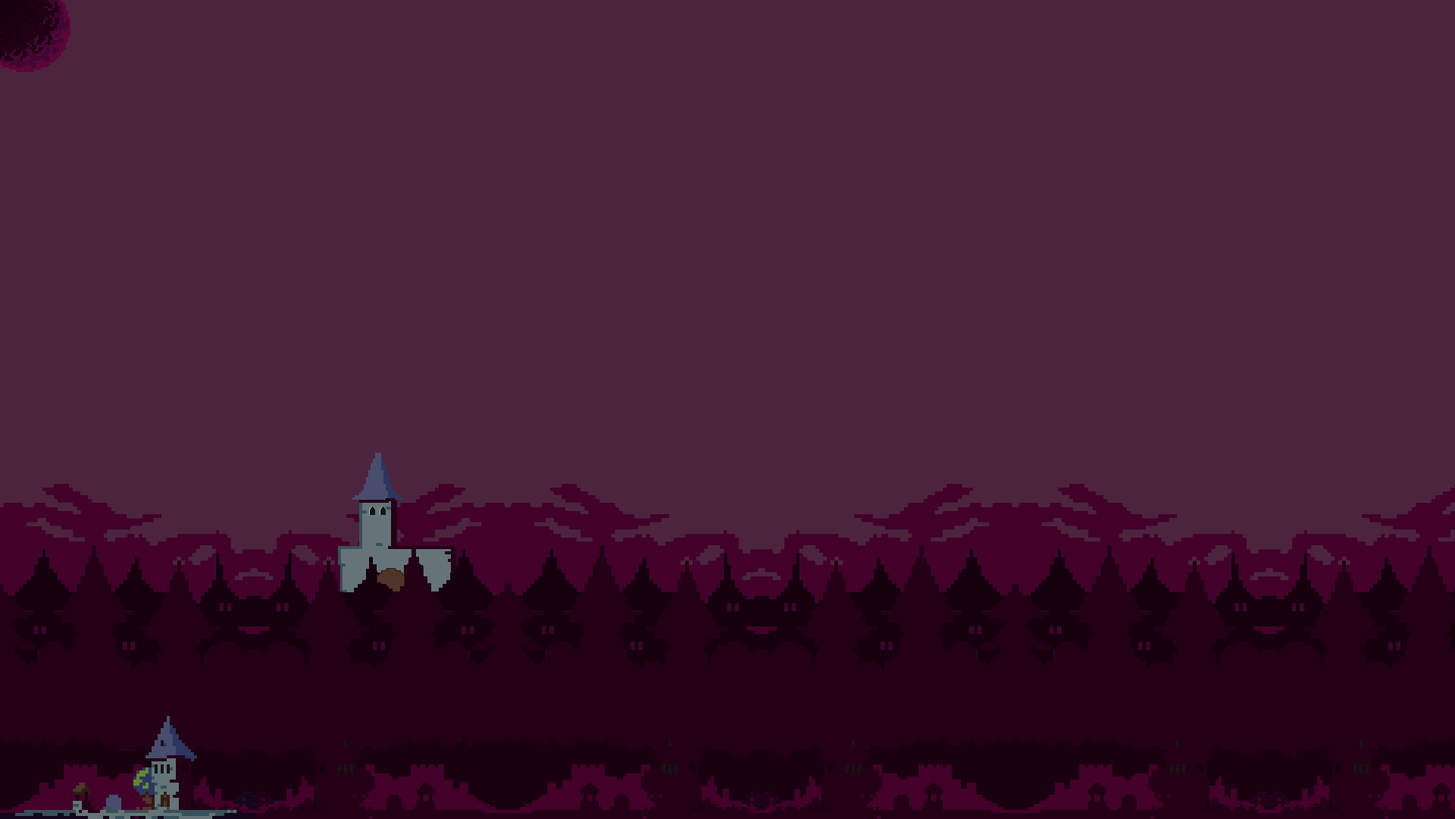
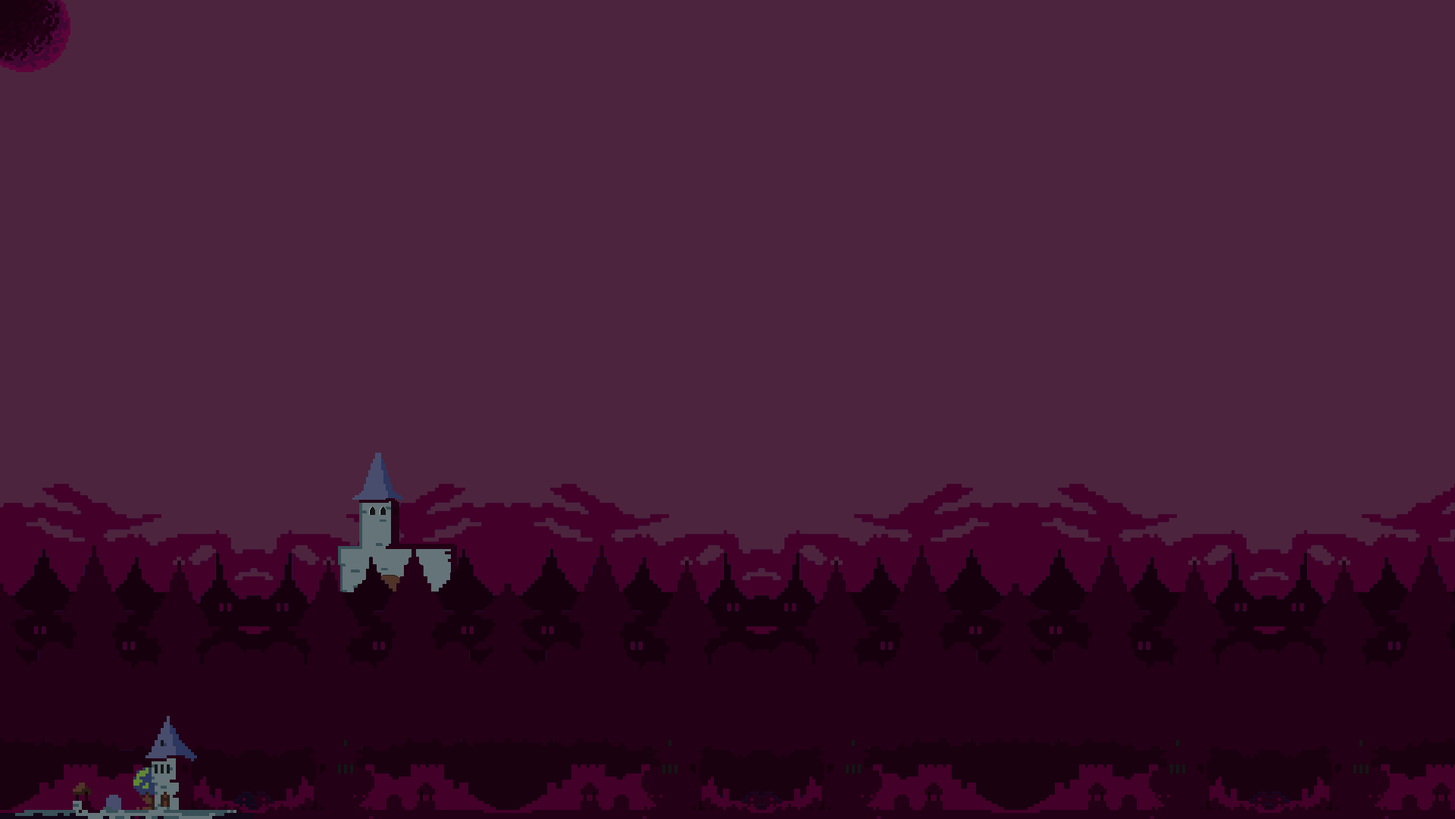
Before/after of a (1455, 819) layered artwork. What changed in the layer stack:
added layer "windowbk" above "bk3" over 393, 506, 399, 516
painted on "bk3" over 350, 541, 401, 588
painted on "gate" over 376, 501, 458, 592
